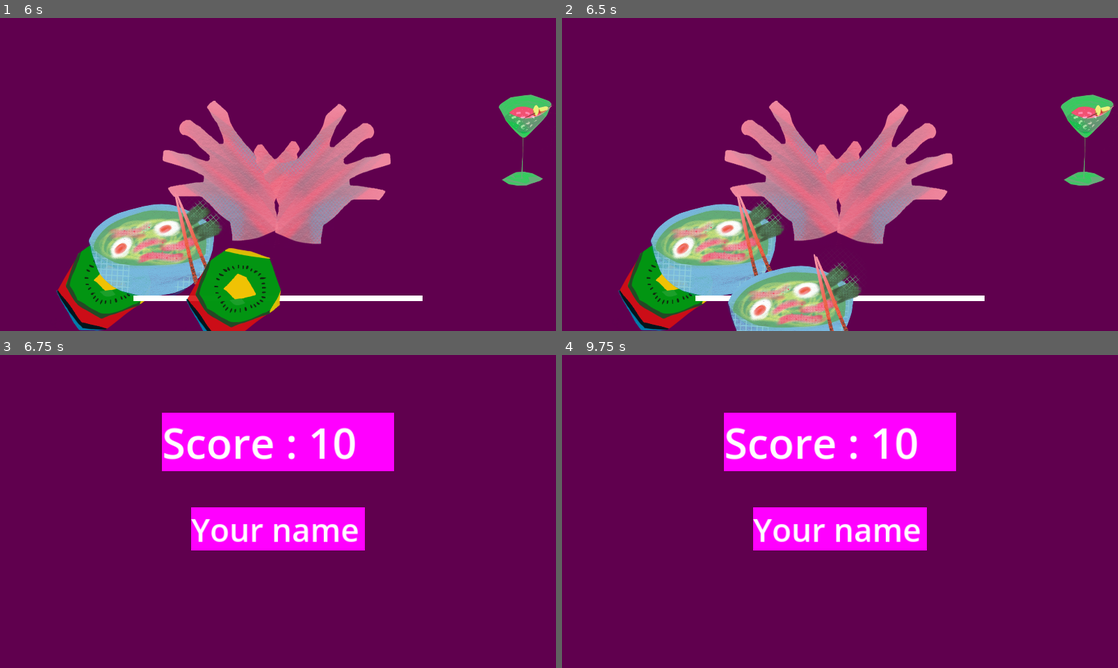
Above: before the commit, frames 1-4 (two rows, left to right).
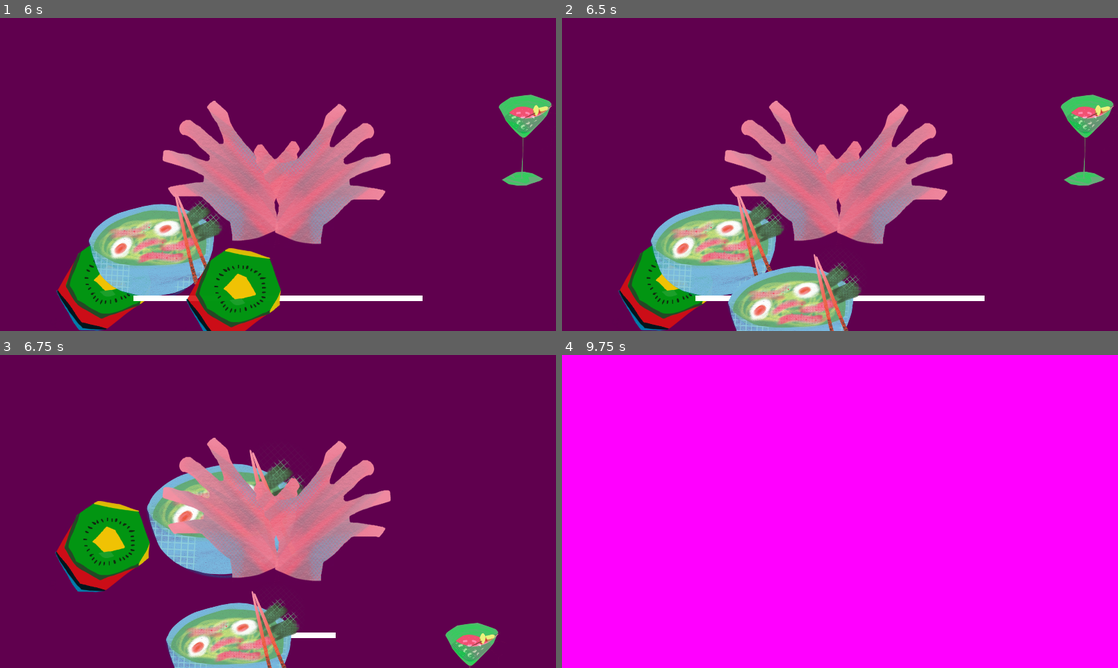
Above: after the commit, the same moments.

Repository: riioze/GameJamFevrier2024
Game: Godot game, scene res://scenes/main.tscn
The game is run twice, just before and just after one commit, with the same random seed, the same clock (stepped at 60 frames per second) and the same inputs.
Inputs (mouse positions are in pixels of both pictures, inside the frame that each line leads up to):
- Up to frame 1 (6 s): tap Enter (Confirm) at 0.5, 1.35, 2, 2.85, 3.5, 4.35, 5.85 s; move the mouse to (400, 158) at 0.52 s; hold Enter (Confirm) 0.53-1.28 s; move the mouse to (166, 190) at 1.27 s; move the mouse to (333, 105) at 2.02 s; hold Enter (Confirm) 2.03-2.78 s; move the mouse to (250, 237) at 2.77 s; move the mouse to (444, 221) at 3.52 s; hold Enter (Confirm) 3.53-4.28 s; move the mouse to (111, 127) at 4.27 s; move the mouse to (305, 174) at 5.02 s; hold Enter (Confirm) 5.03-5.78 s; move the mouse to (194, 96) at 5.77 s
- Up to frame 2 (6.5 s): no input
- Up to frame 3 (6.75 s): move the mouse to (400, 495) at 6.52 s; hold Enter (Confirm) from 6.53 s (still down)
- Up to frame 4 (9.75 s): move the mouse to (728, 527) at 7.27 s; release Enter (Confirm) at 7.28 s; tap Enter (Confirm) at 7.35, 8.85 s; move the mouse to (895, 442) at 8.02 s; hold Enter (Confirm) 8.03-8.78 s; move the mouse to (812, 574) at 8.77 s; move the mouse to (1006, 558) at 9.52 s; hold Enter (Confirm) from 9.53 s (still down)

Frames 1-2 are identical in both runs. In frame 3, 28% of the frame differs, in the area x 9-90%, y 18-100%; in frame 4, 90%, in the area x 0-100%, y 0-100%.

Commit message:
Update game_manager.gd

Diff:
--- a/scripts/game_manager.gd
+++ b/scripts/game_manager.gd
@@ -25,7 +25,7 @@
 	await clock.run_clock(ordering_phase_duration)
 	stuff_manager.check_stuff_list_positions()
 
-	if loose_condition() or true:
+	if loose_condition():
 		loose()
 		return
 
